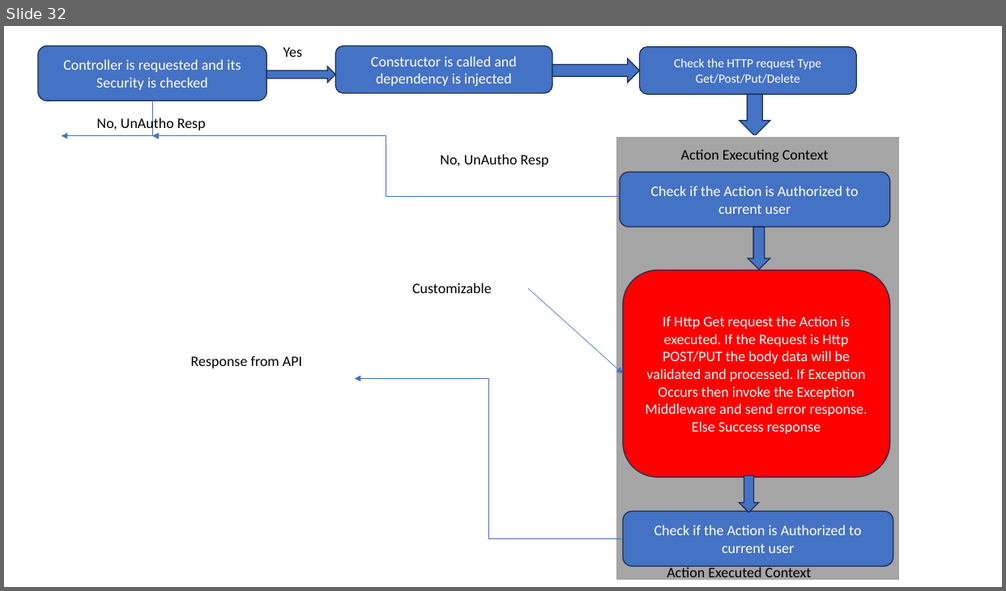
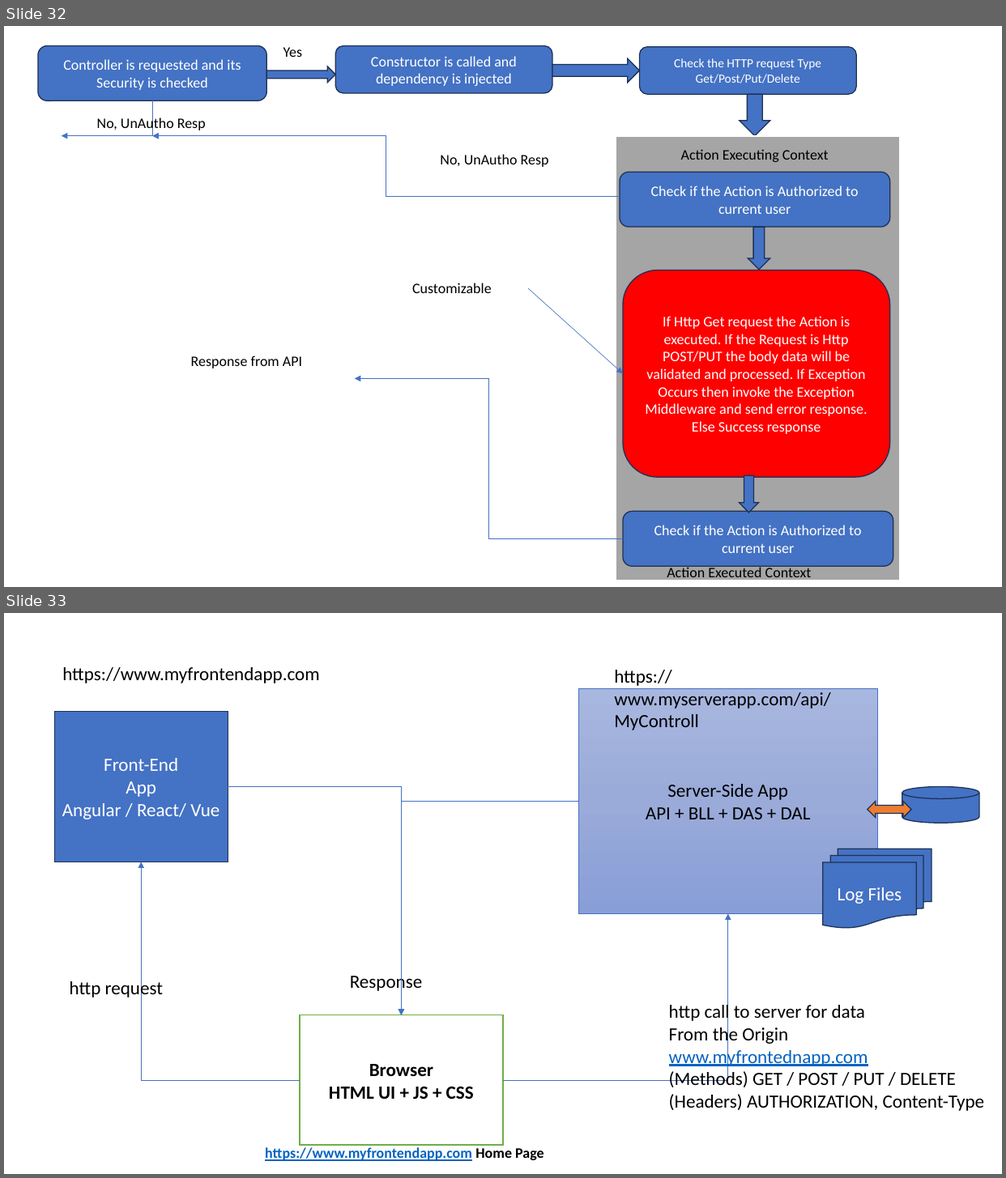
Before and after one commit to maheshsabnis/NetAppsNice, a slide deck: ppts.pptx. Shown one above the other, each under a label of ours: slide 32 before the commit, slides 32 and 33 after it. The pictures are 1006x591 and 1006x1178 pixels, drawn with LibreOffice and Linux fonts; fonts in the diff are those of the drawing. Boxes give left, top, right and bottom in pixels: in the first picture for what was removed or moved away, otherwise in the second. Text is boxed around its words. In the diff, an @@ line names an element or a change of style, - is before the commit and + after.

```diff
--- a/ppts.pptx
+++ b/ppts.pptx
@@ slide 33 added at <box>4,613,1002,1174</box>, background #FFFFFF @@
@@ text added at <box>62,667,320,683</box>, 18 pt, text #000000 @@
+https://www.myfrontendapp.com
@@ text added at <box>614,670,831,730</box>, 18 pt, text #000000 @@
+https://www.myserverapp.com/api/MyControll
@@ rectangle added at <box>578,688,878,914</box>, fill gradient #A8B7DF to #9AABD9 to #889ED7, outline #4472C4 0.5 pt, 18 pt, text #000000 @@
+Server-Side App
+API + BLL + DAS + DAL
@@ rectangle added at <box>54,712,228,862</box>, fill #4472C4, outline #1E3256 1 pt, 18 pt, text #FFFFFF @@
+Front-End
+App
+Angular / React/ Vue
@@ elbow arrow added from (228, 786) to (402, 1016), #4472C4 0.5 pt @@
@@ elbow arrow added from (578, 802) to (402, 1016), #4472C4 0.5 pt @@
@@ left right arrow added at <box>867,802,911,818</box>, fill #ED7D31, outline #1E3256 1 pt @@
@@ cylinder added at <box>902,786,979,823</box>, fill #4472C4, outline #1E3256 1 pt @@
@@ flow chart multidocument added at <box>823,849,931,928</box>, fill #4472C4, outline #1E3256 1 pt, 18 pt, text #FFFFFF @@
+Log Files
@@ elbow arrow added from (300, 1080) to (141, 862), #4472C4 0.5 pt @@
@@ elbow arrow added from (503, 1080) to (728, 914), #4472C4 0.5 pt @@
@@ text added at <box>350,972,423,993</box>, 18 pt, text #000000 @@
+Response
@@ text added at <box>70,979,163,1000</box>, 18 pt, text #000000 @@
+http request
@@ rectangle added at <box>300,1016,503,1145</box>, fill #FFFFFF, outline #70AD47 1 pt, 18 pt, text #000000, bold @@
+Browser
+HTML UI + JS + CSS
@@ text added at <box>669,1003,985,1111</box>, 18 pt, text #000000 @@
+http call to server for data
+From the Origin www.myfrontednapp.com
+(Methods) GET / POST / PUT / DELETE
+(Headers) AUTHORIZATION, Content-Type
@@ text added at <box>265,1148,544,1161</box>, 14 pt, text #0563C1, bold, underline @@
+https://www.myfrontendapp.com Home Page
```
Also in this commit, not shown: 6 other slides added, 42 other files.
